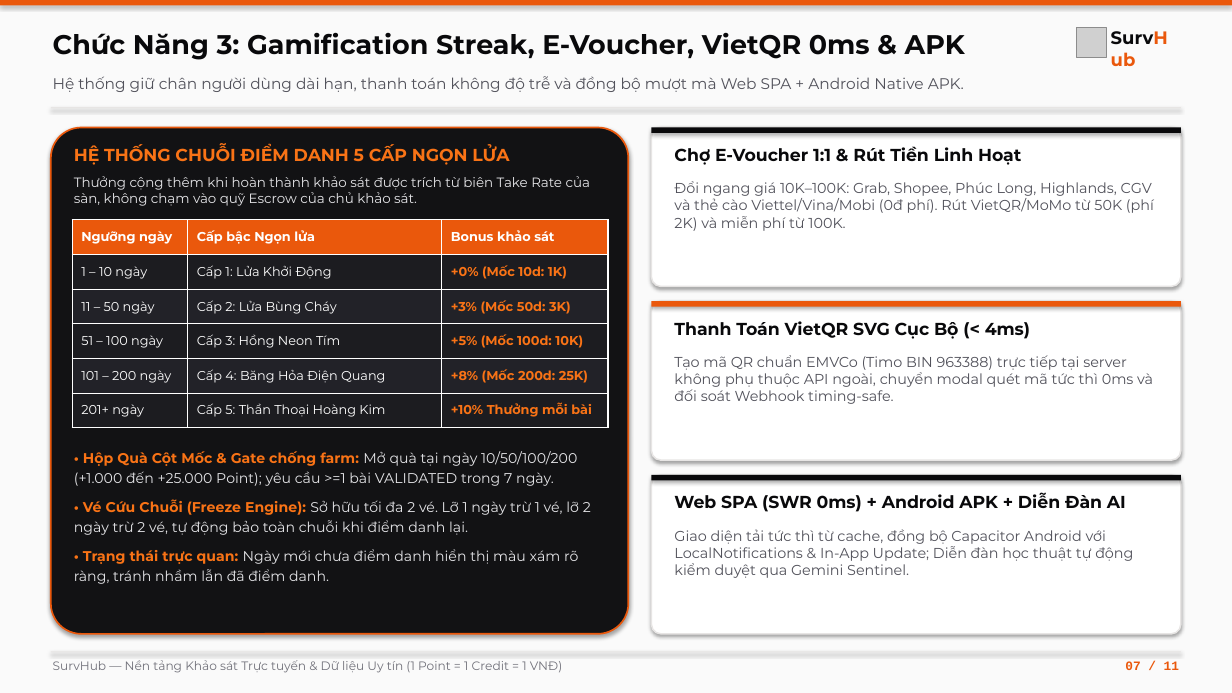
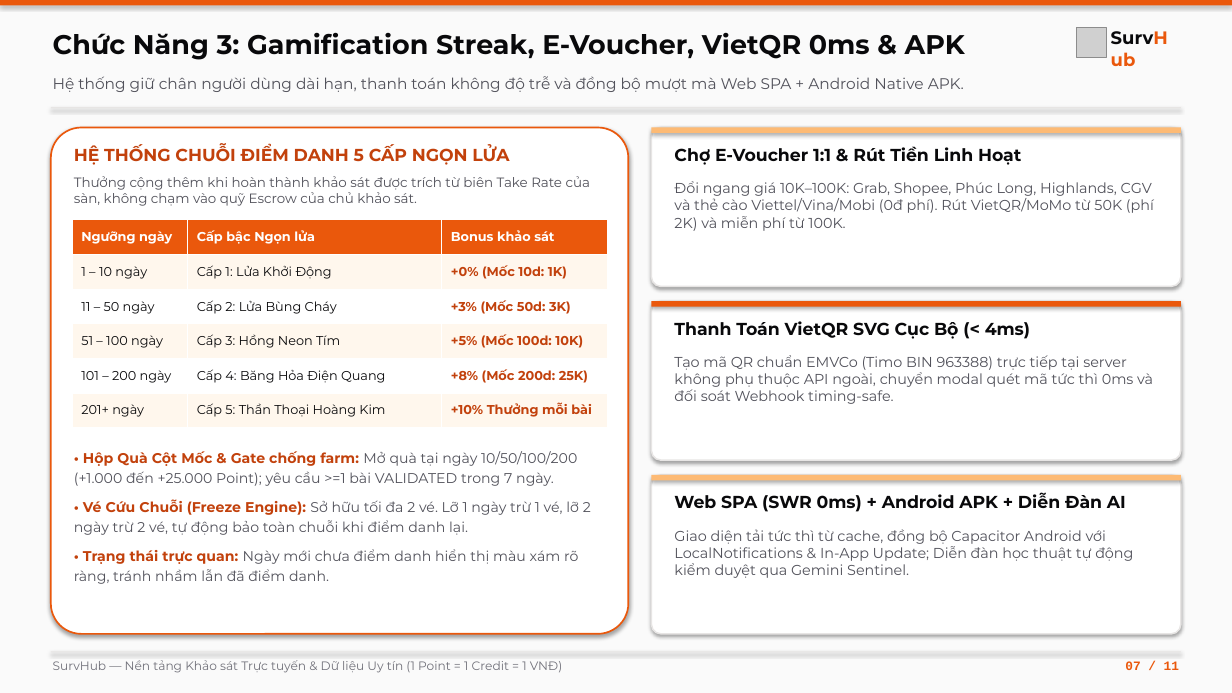
Before and after one commit to trungdzid3/Surv_Hub, a slide deck: slide 7 of docs/SurvHub_Presentation.pptx. Drawn at 1232x693 pixels with LibreOffice and Linux fonts; fonts in the diff are those of the drawing; grey boxes stand for pictures. Boxes give left, top, right and bottom in pixels: in the first picture for what was removed or moved away, otherwise in the second. Text is boxed around its words. In the diff, an @@ line names an element or a change of style, - is before the commit and + after.

Commit message:
style(presentation): unify all 11 slides and BMC to clean light theme

```diff
--- a/docs/SurvHub_Presentation.pptx
+++ b/docs/SurvHub_Presentation.pptx
@@ rounded rectangle at (51, 128, 628, 634): fill #121214 to #FFFFFF @@
@@ text "HỆ THỐNG CHUỖI ĐIỂM DANH ..." at (74, 144, 509, 165): text colour #F97316 to #C2410C @@
@@ rectangle at (652, 128, 1181, 133): fill #09090B to #FDBA74 @@
@@ text "Thưởng cộng thêm khi hoàn ..." at (74, 176, 590, 206): text colour #E4E4E7 to #52525B @@
@@ table at (72, 220, 608, 428) @@
@@ fill #1C1C20 to #FFF7ED in 9 cells @@
@@ fill #222228 to #FFFFFF in 6 cells @@
@@ text colour #FFFFFF to #09090B in "1 – 10 ngày", "Cấp 1: Lửa Khởi Động", "11 – 50 ngày", "Cấp 2: Lửa Bùng Cháy" and 6 more places @@
@@ text colour #F97316 to #C2410C in "+0% (Mốc 10d: 1K)", "+3% (Mốc 50d: 3K)", "+5% (Mốc 100d: 10K)", "+8% (Mốc 200d: 25K)" and 1 more places @@
@@ text "• Hộp Quà Cột Mốc ..." at (74, 451, 591, 584): text colour #F97316 to #C2410C in "• Hộp Quà Cột Mốc & Gate ...", "• Vé Cứu Chuỗi (Freeze Engine):", "• Trạng thái trực quan:"; text colour #E4E4E7 to #52525B in "Mở quà tại ngày 10/50/100/200 (+1.000 đến ...", "Sở hữu tối đa 2 vé. Lỡ ...", "Ngày mới chưa điểm danh hiển thị ..." @@
@@ rectangle at (652, 475, 1181, 481): fill #09090B to #FDBA74 @@
```
Also in this commit, not shown: 8 other slides changed, 3 other files.
